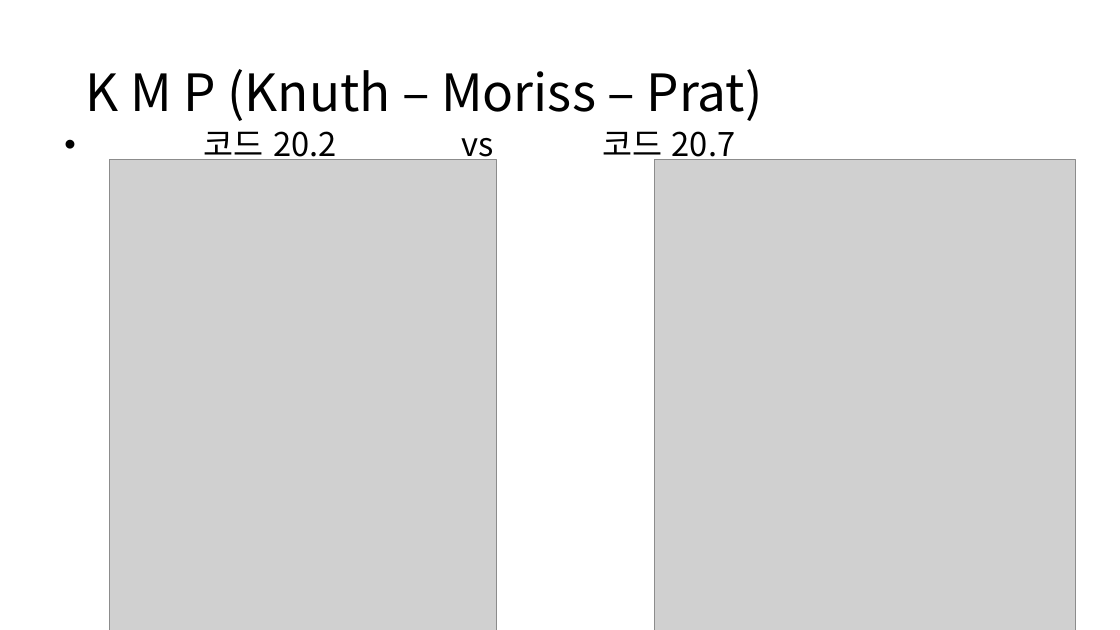
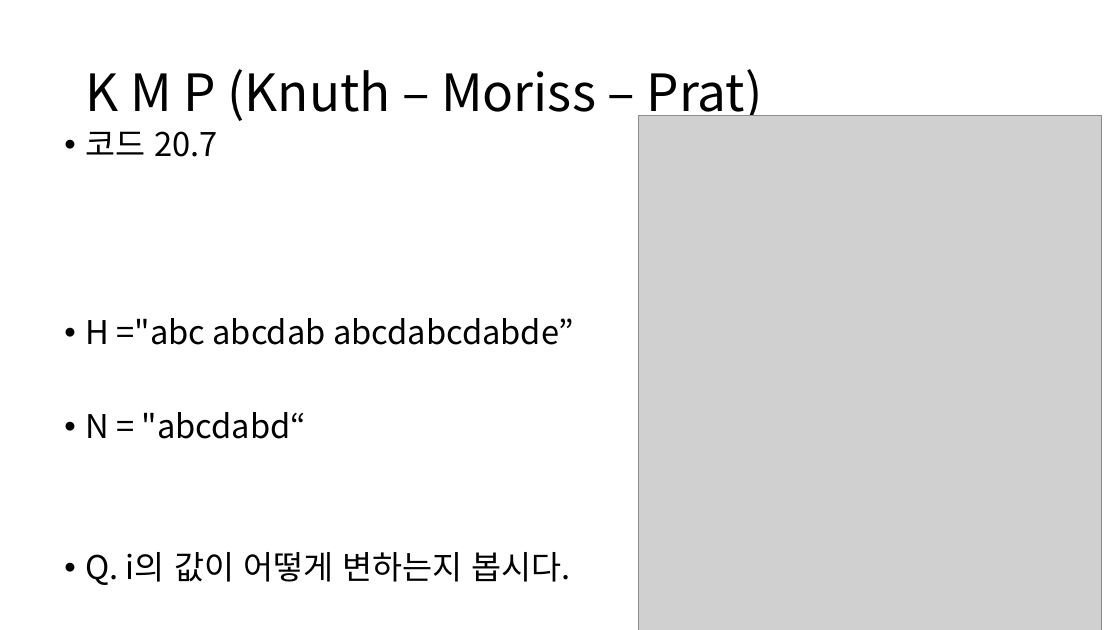
Before and after one commit to ALGOSOPT/algosopt, a slide deck: slide 9 of Chapter20/chapter20.pptx (slide 10 before the commit). Drawn at 1120x630 pixels with LibreOffice and Linux fonts; fonts in the diff are those of the drawing; grey boxes stand for pictures. Boxes give left, top, right and bottom in pixels: in the first picture for what was removed or moved away, otherwise in the second. Text is boxed around its words. In the diff, an @@ line names an element or a change of style, - is before the commit and + after.

```diff
--- a/Chapter20/chapter20.pptx
+++ b/Chapter20/chapter20.pptx
@@ picture: place and size @@
-picture at (655, 160, 1075, 630)
+picture at (639, 115, 1102, 630)
@@ text at (85, 131, 574, 585): text changed @@
-• 코드 20.2 vs 코드 20.7
+• 코드 20.7
+• H ="abc abcdab abcdabcdabde”
+• N = "abcdabd“
+• Q. i의 값이 어떻게 변하는지 봅시다.
@@ picture removed at (109, 160, 496, 630) @@
```
Also in this commit, not shown: 4 other slides changed, 7 slides added, 9 slides removed, 2 other files.
